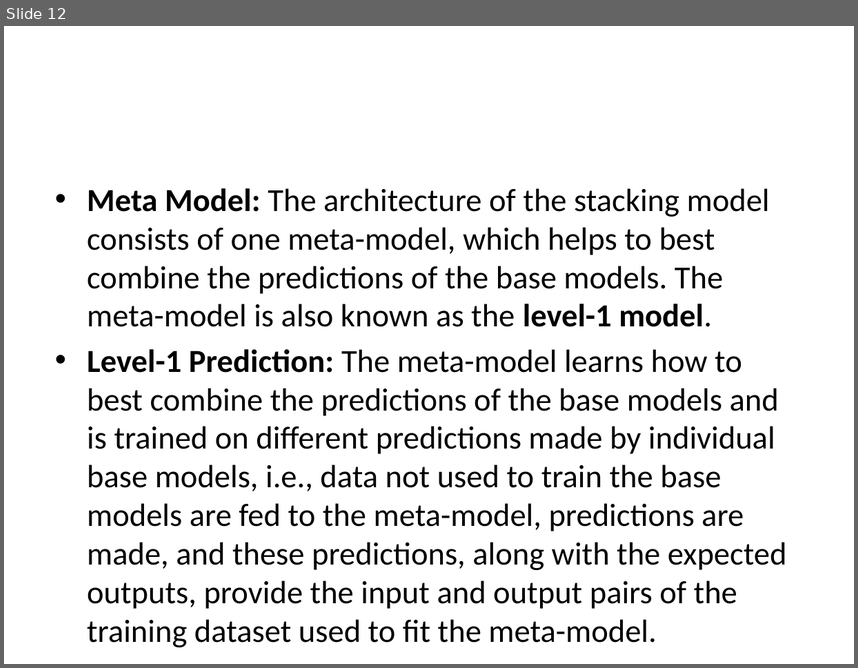
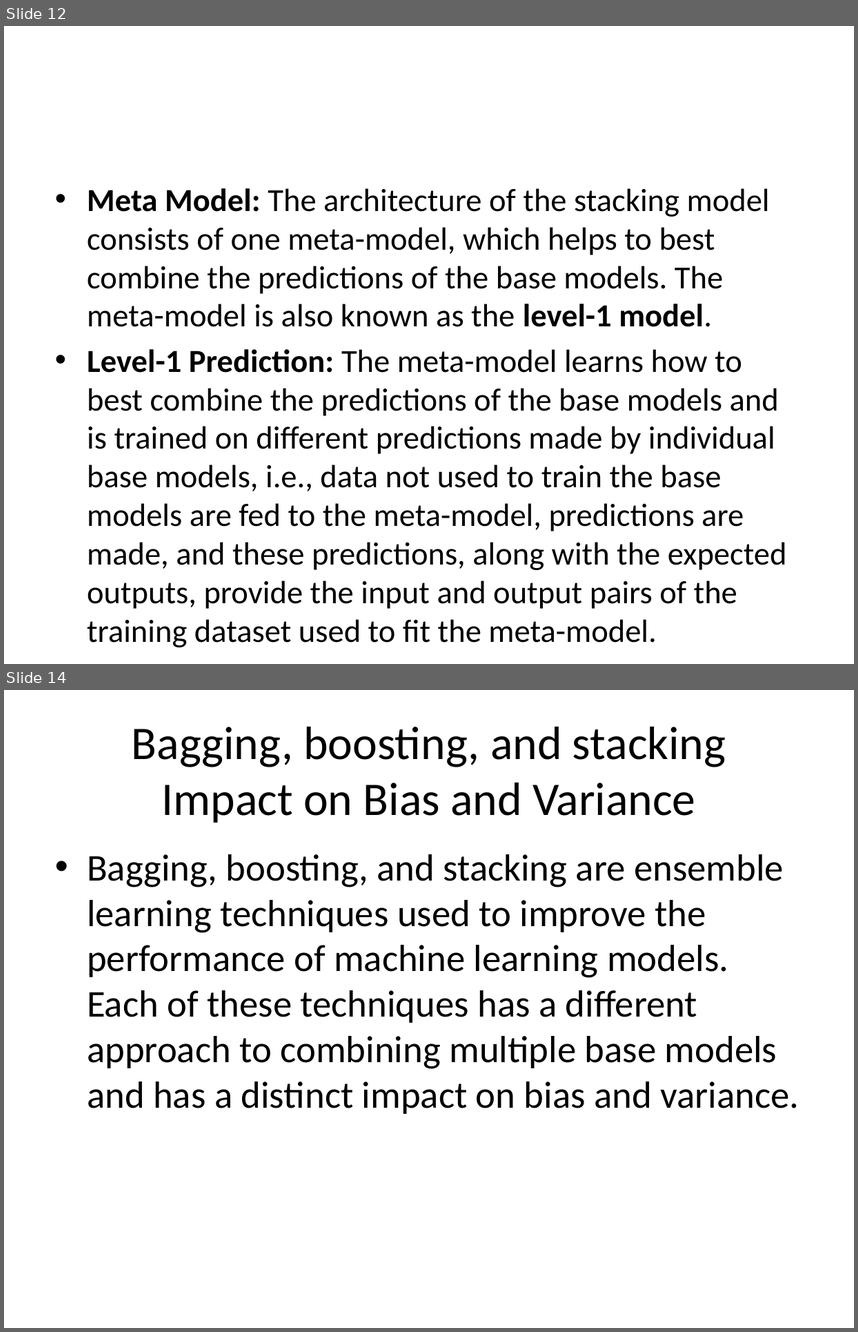
Before and after one commit to devipriyak/Machine-Learning-AI_ML-21-BAtch-V-sem, a slide deck: Ensemble Learning.pptx. Shown one above the other, each under a label of ours: slide 12 before the commit, slides 12 and 14 after it; the slides between them are not shown. The pictures are 858x668 and 858x1332 pixels, drawn with LibreOffice and Linux fonts; fonts in the diff are those of the drawing. Boxes give left, top, right and bottom in pixels: in the first picture for what was removed or moved away, otherwise in the second. Text is boxed around its words. In the diff, an @@ line names an element or a change of style, - is before the commit and + after.

```diff
--- a/Ensemble Learning.pptx
+++ b/Ensemble Learning.pptx
@@ slide 14 added at box(4, 690, 854, 1328), background #FFFFFF @@
@@ title added at box(132, 727, 726, 822), 39.6 pt, text #000000 @@
+Bagging, boosting, and stacking
+Impact on Bias and Variance
@@ text added at box(87, 854, 799, 1114), 32 pt, text #000000 @@
+• Bagging, boosting, and stacking are ensemble learning techniques used to improve the performance of machine learning models. Each of these techniques has a different approach to combining multiple base models and has a distinct impact on bias and variance.
```
Also in this commit, not shown: 1 slide changed, 8 other slides added, 1 slide removed.
